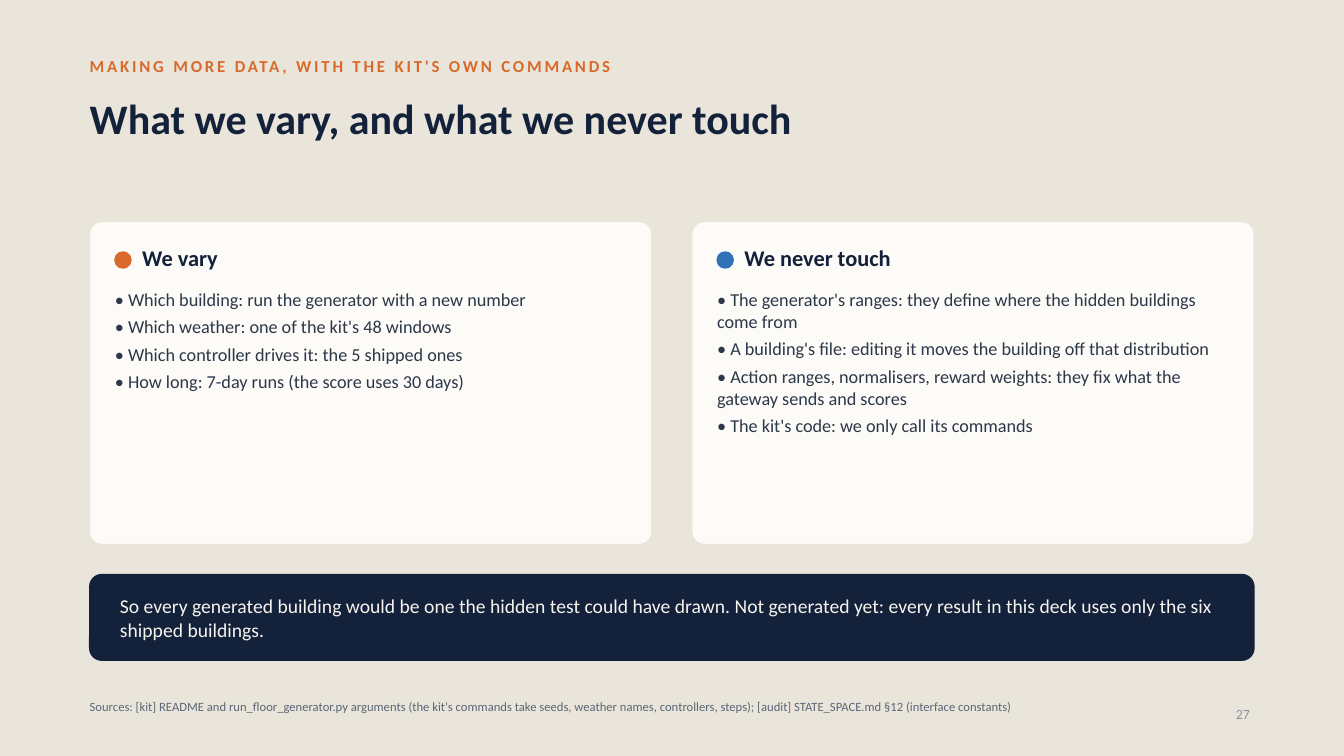
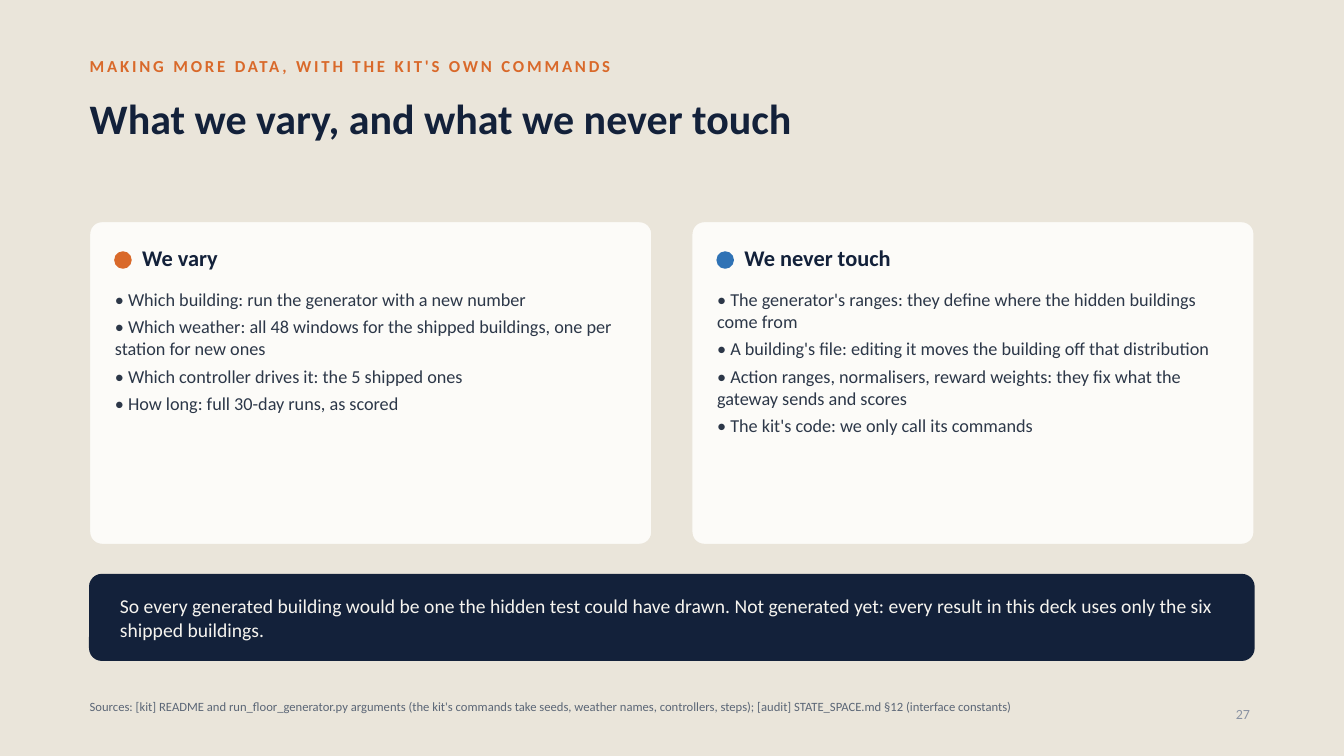
Before and after one commit to srivathsanb14/working-code, a slide deck: slide 27 of docs/One_Controller_for_Every_Building.pptx. Drawn at 1344x756 pixels with LibreOffice and Linux fonts; fonts in the diff are those of the drawing. Boxes give left, top, right and bottom in pixels: in the first picture for what was removed or moved away, otherwise in the second. Text is boxed around its words. In the diff, an @@ line names an element or a change of style, - is before the commit and + after.

```diff
--- a/docs/One_Controller_for_Every_Building.pptx
+++ b/docs/One_Controller_for_Every_Building.pptx
@@ text at [115, 320, 612, 355]: text changed @@
-• Which weather: one of the kit's 48 windows
+• Which weather: all 48 windows for the shipped buildings, one per station for new ones
@@ text at [128, 397, 398, 413]: text changed @@
-• How long: 7-day runs (the score uses 30 days)
+• How long: full 30-day runs, as scored
```
Also in this commit, not shown: 16 other slides changed, 50 other files.
